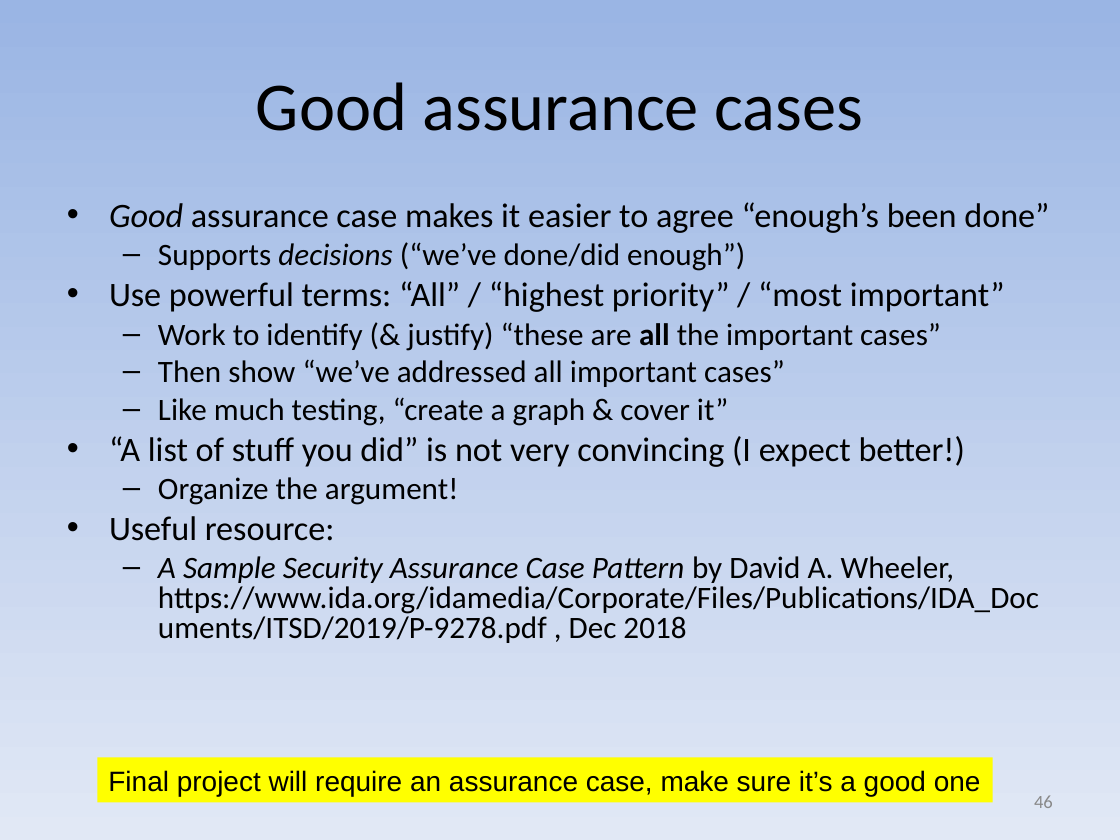
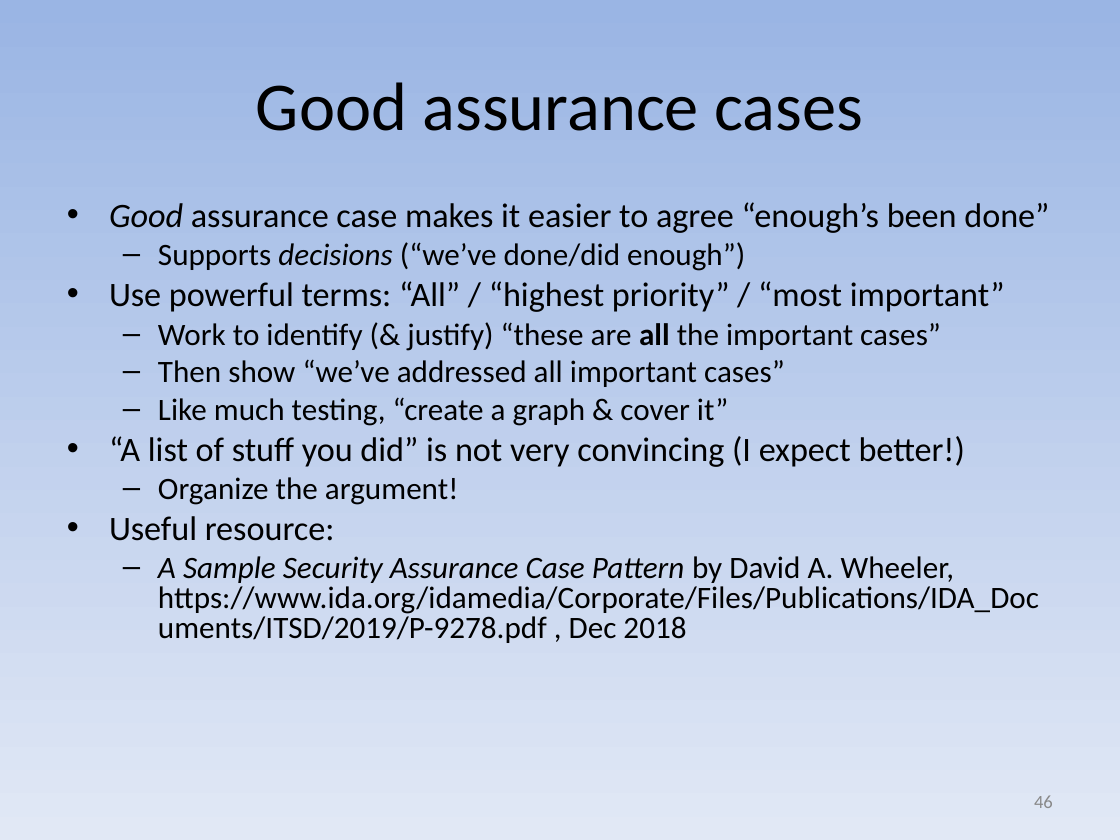
Before and after one commit to david-a-wheeler/david-a-wheeler.github.io, a slide deck: slide 46 of secure-class/presentations/Secure-Software-1-Introduction.ppt. Drawn at 1120x840 pixels with LibreOffice and Linux fonts; fonts in the diff are those of the drawing. Boxes give left, top, right and bottom in pixels: in the first picture for what was removed or moved away, otherwise in the second. Text is boxed around its words. In the diff, an @@ line names an element or a change of style, - is before the commit and + after.

```diff
--- a/secure-class/presentations/Secure-Software-1-Introduction.ppt
+++ b/secure-class/presentations/Secure-Software-1-Introduction.ppt
@@ rectangle removed at [97, 757, 992, 802] @@
-Final project will require an assurance case, make sure it’s a good one
```
Also in this commit, not shown: 1 other slide changed, 2 other files.
